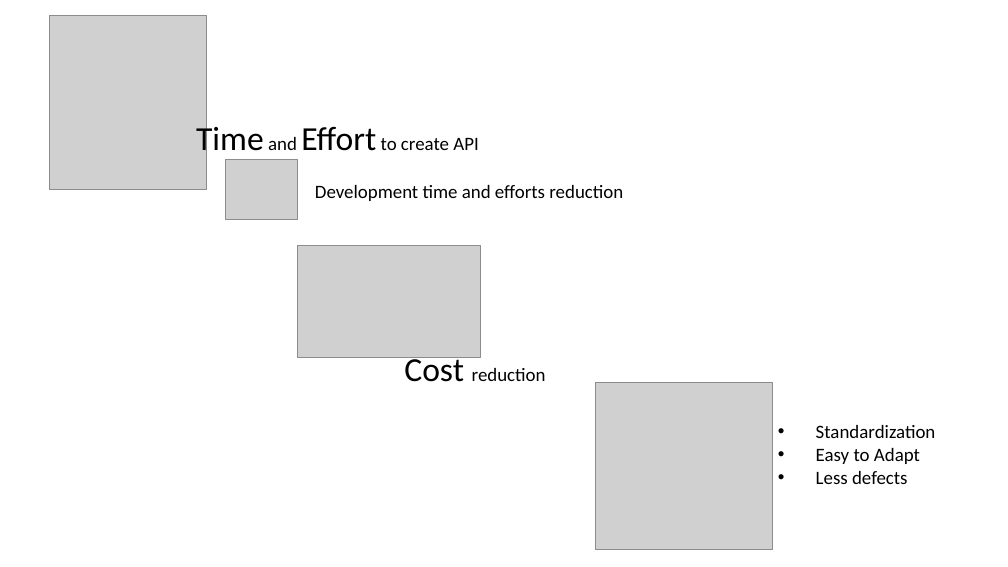
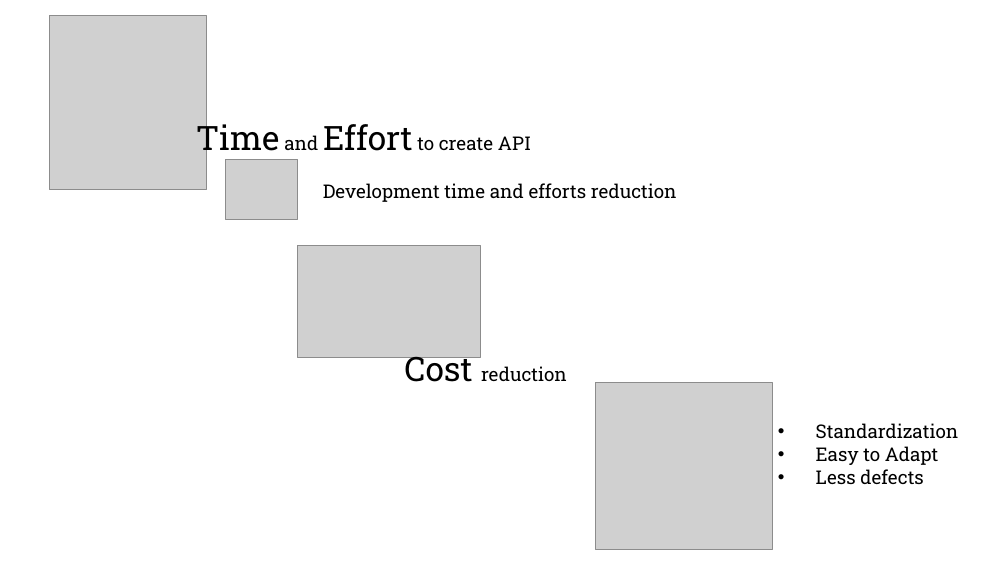
Before and after one commit to atambe/HSBC-code-camp, a slide deck: slide 3 of codecamp_ppt/API Template.pptx. Drawn at 1008x567 pixels with LibreOffice and Linux fonts; fonts in the diff are those of the drawing; grey boxes stand for pictures; background and template pictures are left out. Boxes give left, top, right and bottom in pixels: in the first picture for what was removed or moved away, otherwise in the second. Text is boxed around its words. In the diff, an @@ line names an element or a change of style, - is before the commit and + after.

```diff
--- a/codecamp_ppt/API Template.pptx
+++ b/codecamp_ppt/API Template.pptx
@@ font Calibri to Roboto Slab in 3 elements at [196,119,677,202], [404,351,567,382], [816,423,959,484] @@
```
Also in this commit, not shown: 3 other slides changed.
